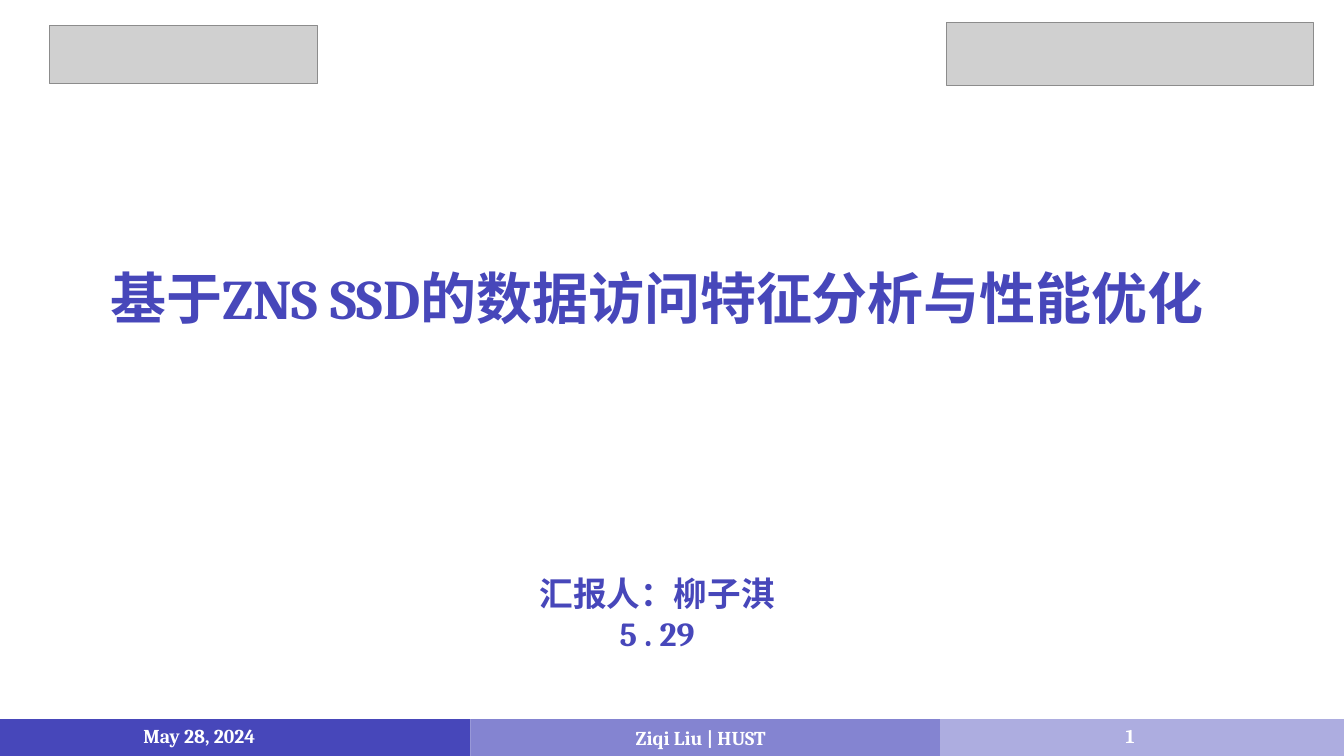
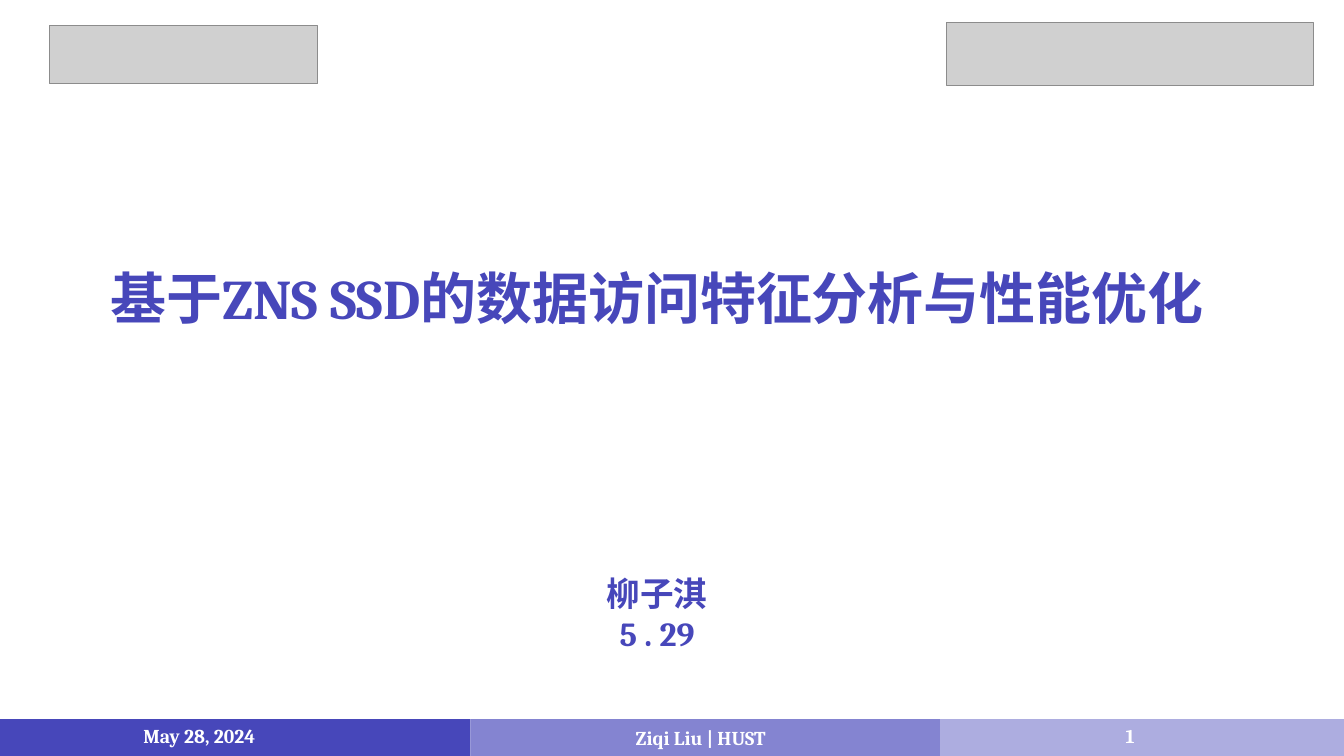
Before and after one commit to LiuziqiOvO/md, a slide deck: slide 1 of 毕设/毕设答辩.pptx. Drawn at 1344x756 pixels with LibreOffice and Linux fonts; fonts in the diff are those of the drawing; grey boxes stand for pictures. Boxes give left, top, right and bottom in pixels: in the first picture for what was removed or moved away, otherwise in the second. Text is boxed around its words. In the diff, an @@ line names an element or a change of style, - is before the commit and + after.

```diff
--- a/毕设/毕设答辩.pptx
+++ b/毕设/毕设答辩.pptx
@@ text "柳子淇" moved from (x1=539, y1=577, x2=774, y2=647) to (x1=607, y1=577, x2=708, y2=647) @@
@@ text at (x1=607, y1=577, x2=708, y2=609): text changed @@
-汇报人：柳子淇
+柳子淇
```
Also in this commit, not shown: 8 other slides changed, 2 other files.
